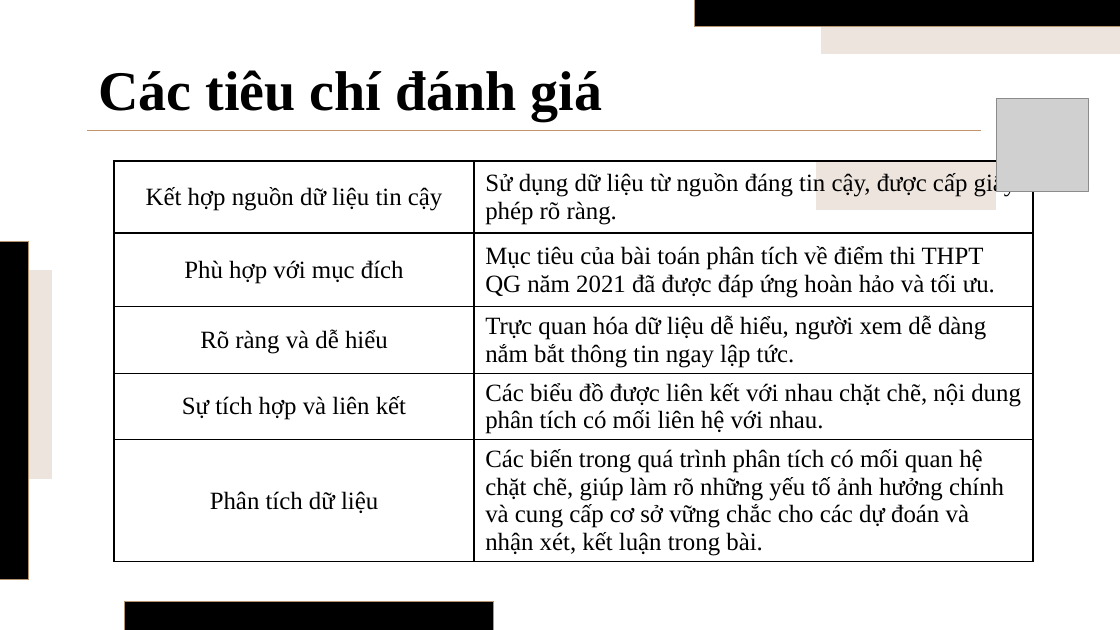
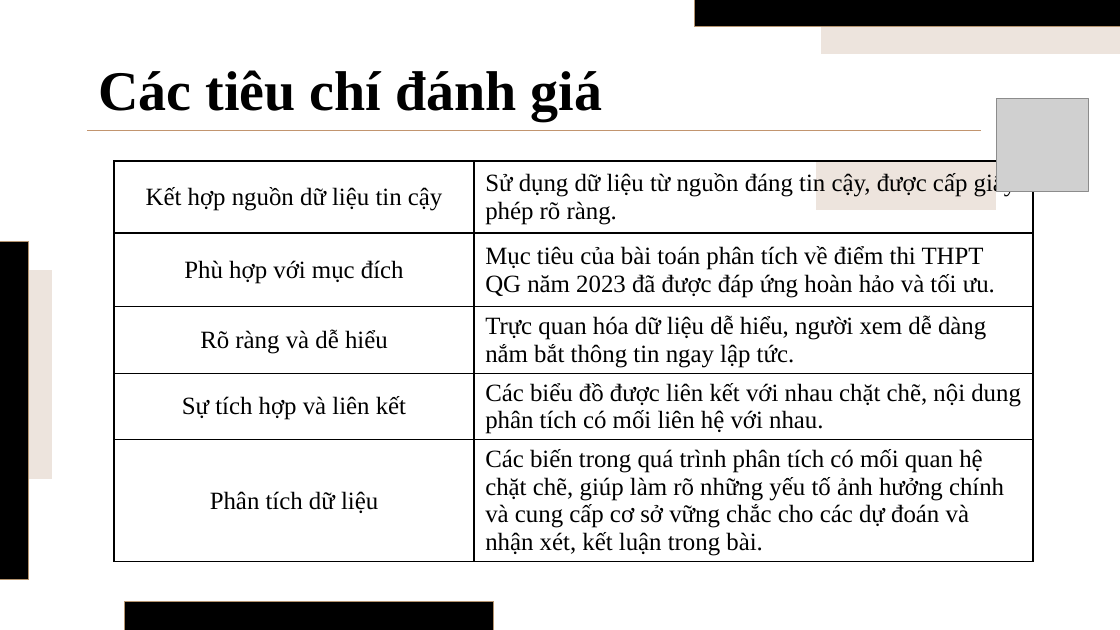
Before and after one commit to richardnguyen0715/WebsiteIntegratedRAGChatbot, a slide deck: slide 11 of DV-FinalTerm-PowerPoint.pptx. Drawn at 1120x630 pixels with LibreOffice and Linux fonts; fonts in the diff are those of the drawing; grey boxes stand for pictures. Boxes give left, top, right and bottom in pixels: in the first picture for what was removed or moved away, otherwise in the second. Text is boxed around its words. In the diff, an @@ line names an element or a change of style, - is before the commit and + after.

```diff
--- a/DV-FinalTerm-PowerPoint.pptx
+++ b/DV-FinalTerm-PowerPoint.pptx
@@ table at (114, 161, 1033, 579) @@
-row 2, column 2: Mục tiêu của bài toán phân tích về điểm thi THPT QG năm 2021 đã được đáp ứng hoàn hảo và tối ưu.
+row 2, column 2: Mục tiêu của bài toán phân tích về điểm thi THPT QG năm 2023 đã được đáp ứng hoàn hảo và tối ưu.
```
Also in this commit, not shown: 3 other slides changed.
